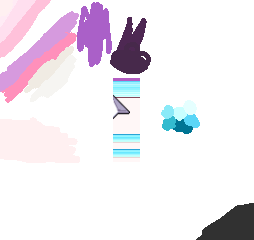
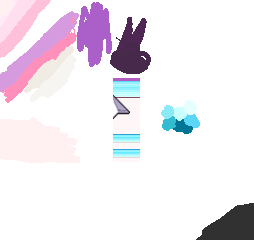
The second 254 x 240 image is a revision of the first. Changes to its layers:
painted on "Paint Layer 2 (pasted)" over (72, 17, 127, 44)
painted on "Paint Layer 1" over (72, 17, 127, 44)
